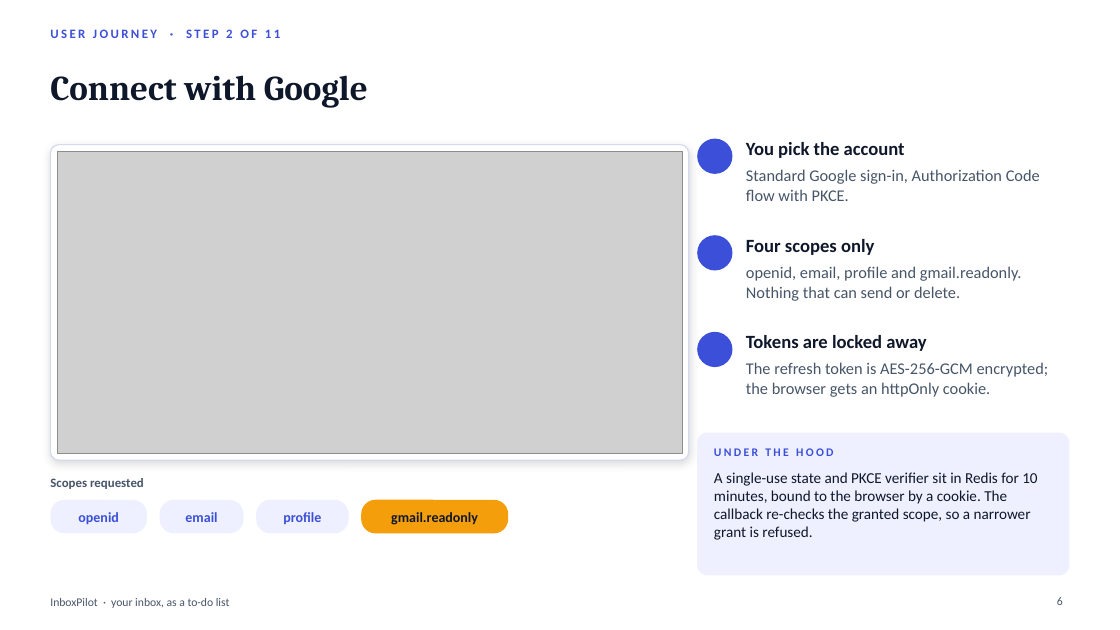
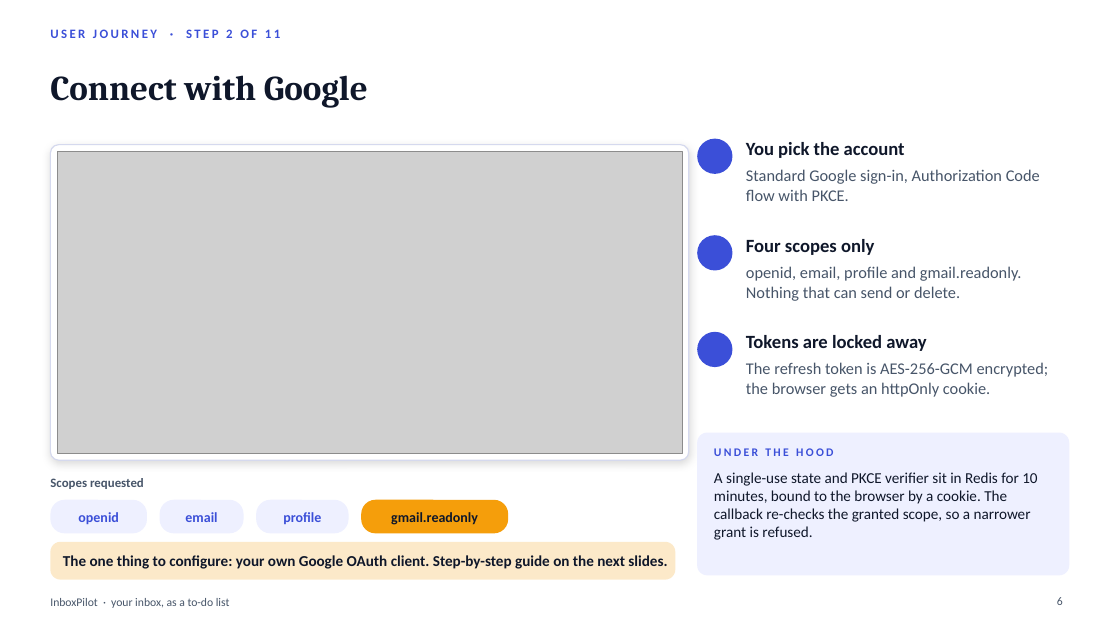
Before and after one commit to dharanipath/inboxpilot, a slide deck: slide 6 of docs/presentation/InboxPilot-presentation-full.pptx. Drawn at 1120x630 pixels with LibreOffice and Linux fonts; fonts in the diff are those of the drawing; grey boxes stand for pictures; background and template pictures are left out. Boxes give left, top, right and bottom in pixels: in the first picture for what was removed or moved away, otherwise in the second. Text is boxed around its words. In the diff, an @@ line names an element or a change of style, - is before the commit and + after.

```diff
--- a/docs/presentation/InboxPilot-presentation-full.pptx
+++ b/docs/presentation/InboxPilot-presentation-full.pptx
@@ rounded rectangle added at [50,542,676,580], fill #F59E0B at 22% opacity @@
@@ text added at [63,555,667,569], 13 pt, text #0F172A, bold @@
+The one thing to configure: your own Google OAuth client. Step-by-step guide on the next slides.
```
Also in this commit, not shown: 2 other slides changed, 6 slides added, 1 other file.
